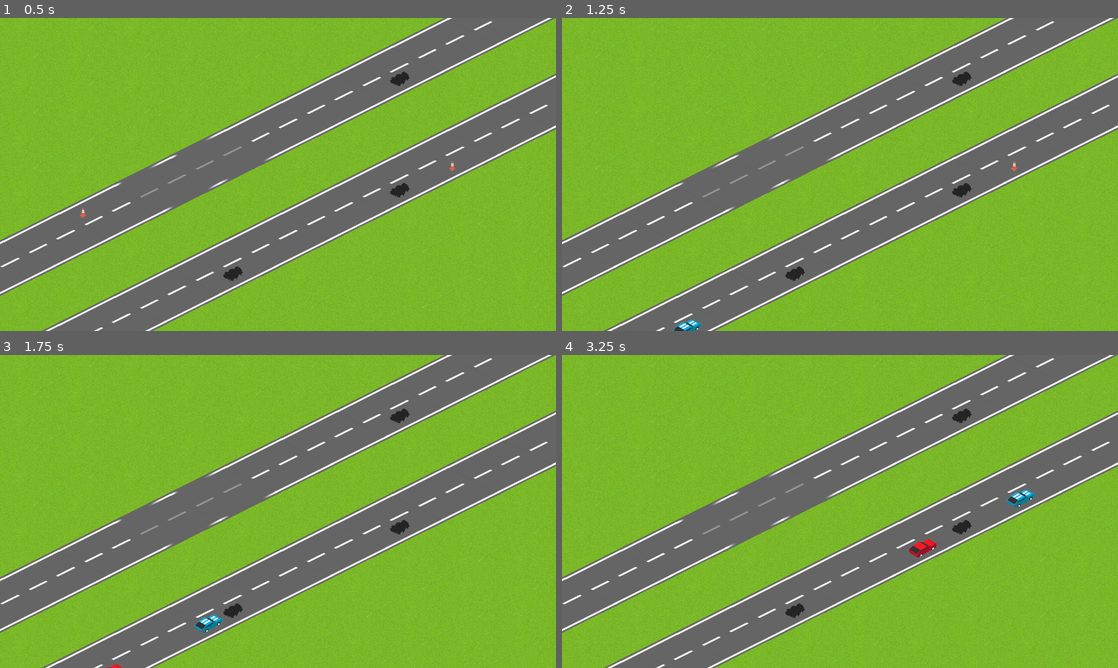
Above: before the commit, frames 1-4 (two rows, left to right).
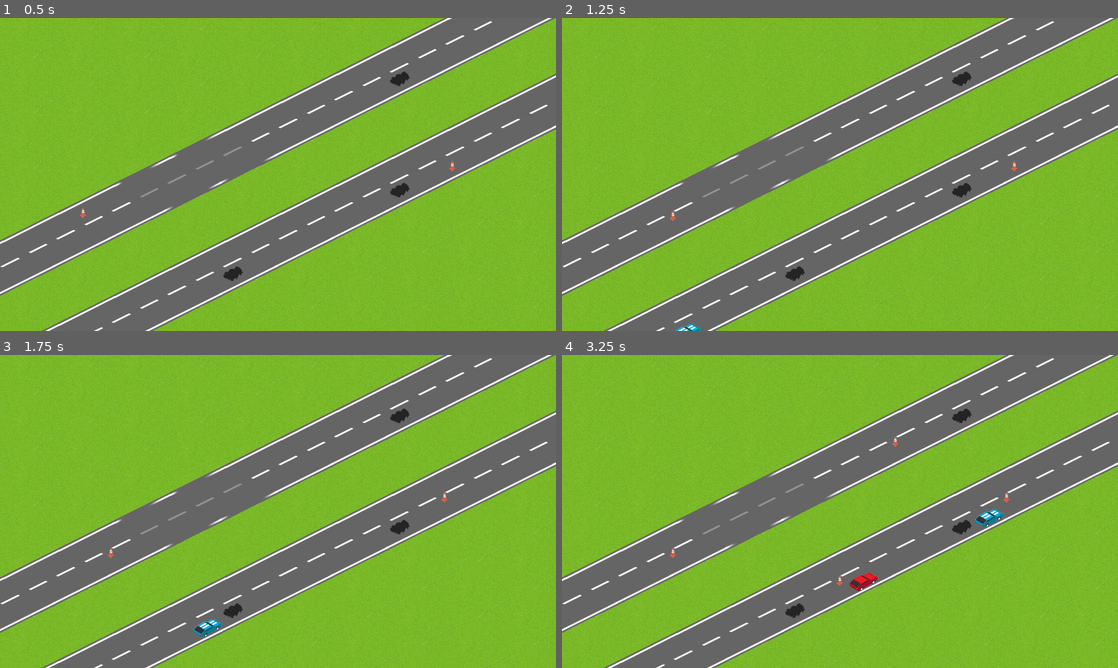
Above: after the commit, the same moments.

Repository: Machalord/Global-Game-Jam-2020
Game: Godot game, scene res://game.tscn
Two runs of this game, one before a commit and one after it. Both use one fixed random seed, a clock stepped at 60 frames per second and the inputs below. The project has no main scene, so this scene is started directly.
Inputs (mouse positions are in pixels of both pictures, inside the frame that each line leads up to):
- Up to frame 1 (0.5 s): no input
- Up to frame 2 (1.25 s): tap Enter at 0.5 s; move the mouse to (645, 212) at 0.52 s; click (645, 212) at 0.6 s
- Up to frame 3 (1.75 s): move the mouse to (450, 502) at 1.27 s; click (450, 502) at 1.35 s
- Up to frame 4 (3.25 s): move the mouse to (895, 442) at 2.02 s; click (895, 442) at 2.1 s; move the mouse to (812, 574) at 2.77 s; click (812, 574) at 2.85 s

Frame 1 is identical in both runs. In frame 2, 0.1% of the frame differs, in the area x 19-26%, y 61-100%; in frame 3, 0.3%; in frame 4, 0.8%, in the area x 19-86%, y 26-76%.
Error before the commit: Parse Error: The identifier "Global" isn't declared in the current scope. (res://game.gd:9)

Commit message:
laquepinta

Diff:
--- a/auto.gd
+++ b/auto.gd
@@ -53,3 +53,9 @@
 	if area.is_in_group("cono") or area.is_in_group("atrasauto"):
 		andar=true
 	pass # Replace with function body.
+
+
+func _on_Area2D3_area_entered(area):
+	if area.is_in_group("borrar"):
+		queue_free()
+	pass # Replace with function body.
--- a/auto.tscn
+++ b/auto.tscn
@@ -1,10 +1,13 @@
-[gd_scene load_steps=4 format=2]
+[gd_scene load_steps=5 format=2]
 
 [ext_resource path="res://auto.gd" type="Script" id=1]
 [ext_resource path="res://auto.png" type="Texture" id=2]
 
 [sub_resource type="CircleShape2D" id=1]
 radius = 39.7271
+
+[sub_resource type="CircleShape2D" id=2]
+radius = 26.3555
 
 [node name="auto" type="Sprite"]
 scale = Vector2( 0.443907, 0.443907 )
@@ -25,7 +28,16 @@
 [node name="CollisionShape2D2" type="CollisionShape2D" parent="Area2D2"]
 position = Vector2( 63.1813, -45.0802 )
 shape = SubResource( 1 )
+
+[node name="Area2D3" type="Area2D" parent="." groups=[
+"borrar",
+]]
+
+[node name="CollisionShape2D" type="CollisionShape2D" parent="Area2D3"]
+position = Vector2( -9.1615, -10.1794 )
+shape = SubResource( 2 )
 [connection signal="area_entered" from="Area2D" to="." method="_on_Area2D_area_entered"]
 [connection signal="area_exited" from="Area2D" to="." method="_on_Area2D_area_exited"]
 [connection signal="area_entered" from="Area2D2" to="." method="_on_Area2D2_area_entered"]
 [connection signal="area_exited" from="Area2D2" to="." method="_on_Area2D2_area_exited"]
+[connection signal="area_entered" from="Area2D3" to="." method="_on_Area2D3_area_entered"]
--- a/game.tscn
+++ b/game.tscn
@@ -26,7 +26,7 @@
 direccion = false
 
 [node name="spawnAutos3" parent="." instance=ExtResource( 1 )]
-position = Vector2( -143.395, 929.014 )
+position = Vector2( -145.912, 939.084 )
 direccion = false
 
 [node name="cono" parent="." instance=ExtResource( 4 )]
--- /dev/null
+++ b/laQuePinta.tscn
@@ -0,0 +1,16 @@
+[gd_scene load_steps=4 format=2]
+
+[ext_resource path="res://laQuePinta.png" type="Texture" id=1]
+[ext_resource path="res://vacio.png" type="Texture" id=2]
+[ext_resource path="res://aplanadora.gd" type="Script" id=3]
+
+[node name="laquepinta" type="Sprite"]
+position = Vector2( 1022.7, 64.378 )
+texture = ExtResource( 2 )
+
+[node name="laquepinta" type="Sprite" parent="." groups=[
+"Ocupados",
+]]
+position = Vector2( 44.5414, -8.78208 )
+texture = ExtResource( 1 )
+script = ExtResource( 3 )
--- a/project.godot
+++ b/project.godot
@@ -17,6 +17,10 @@
 
 config/name="Global Game Jam 2020"
 config/icon="res://icon.png"
+
+[autoload]
+
+Global="*res://Global.gd"
 
 [display]
 
Binary file added: laQuePinta.png
Not shown, added: laQuePinta.png.import
